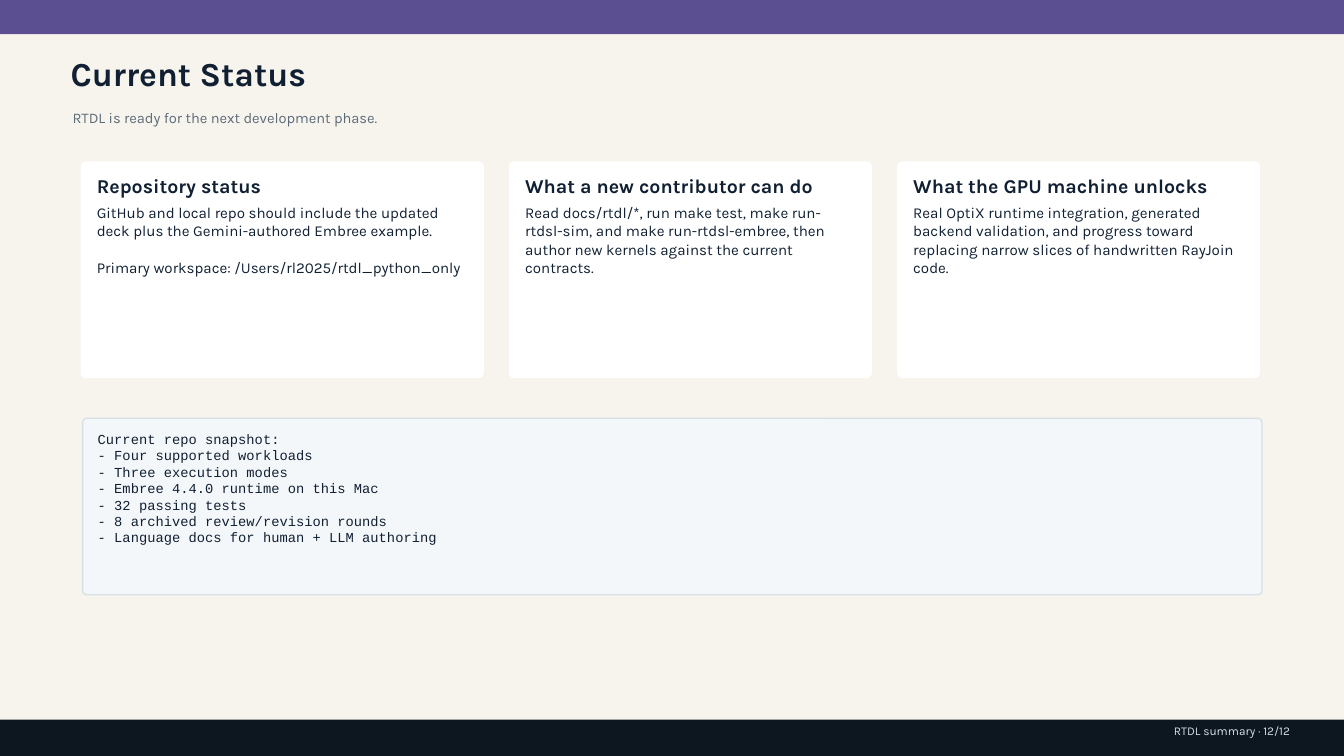
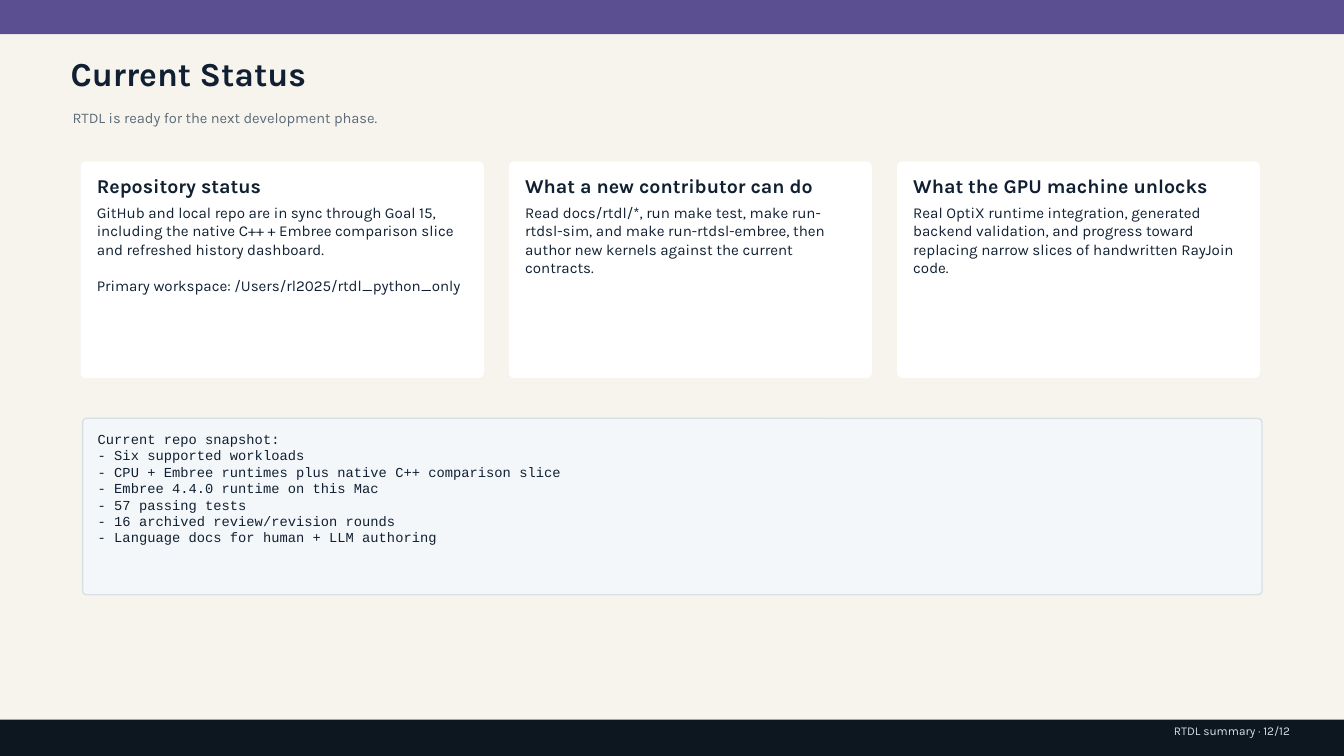
Before and after one commit to rubaolee/rtdl, a slide deck: slide 12 of rtdl_status_summary.pptx. Drawn at 1344x756 pixels with LibreOffice and Linux fonts; fonts in the diff are those of the drawing. Boxes give left, top, right and bottom in pixels: in the first picture for what was removed or moved away, otherwise in the second. Text is boxed around its words. In the diff, an @@ line names an element or a change of style, - is before the commit and + after.

Commit message:
Refresh docs and status deck for Goal 15

```diff
--- a/rtdl_status_summary.pptx
+++ b/rtdl_status_summary.pptx
@@ text at box(97, 207, 453, 259): text changed @@
-GitHub and local repo should include the updated deck plus the Gemini-authored Embree example.
+GitHub and local repo are in sync through Goal 15, including the native C++ + Embree comparison slice and refreshed history dashboard.
@@ text at box(114, 450, 560, 480): text changed @@
-- Four supported workloads
-- Three execution modes
+- Six supported workloads
+- CPU + Embree runtimes plus native C++ comparison slice
@@ text at box(114, 500, 396, 526): text changed @@
-- 32 passing tests
-- 8 archived review/revision rounds
+- 57 passing tests
+- 16 archived review/revision rounds
```
Also in this commit, not shown: 4 other slides changed, 17 other files.
